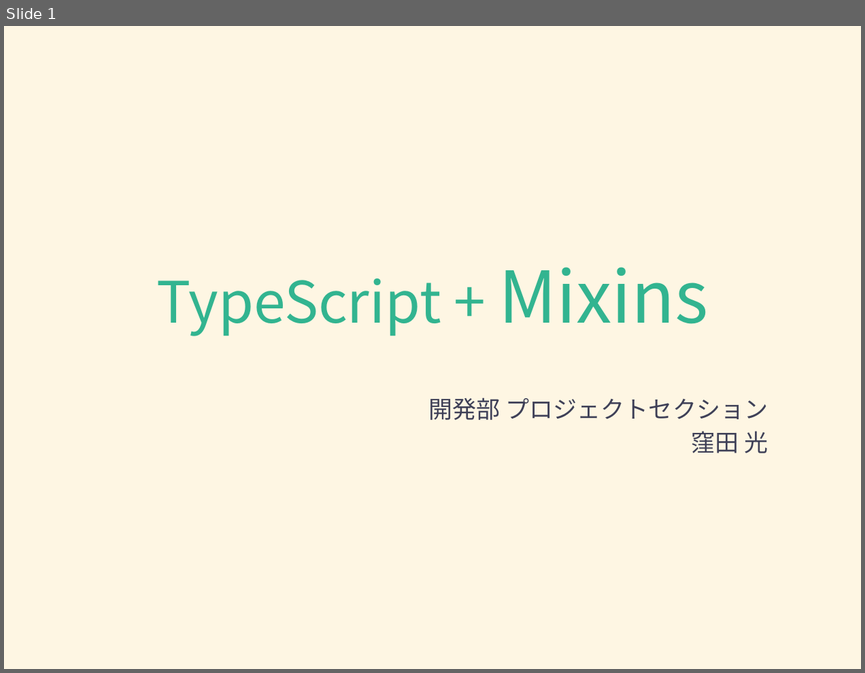
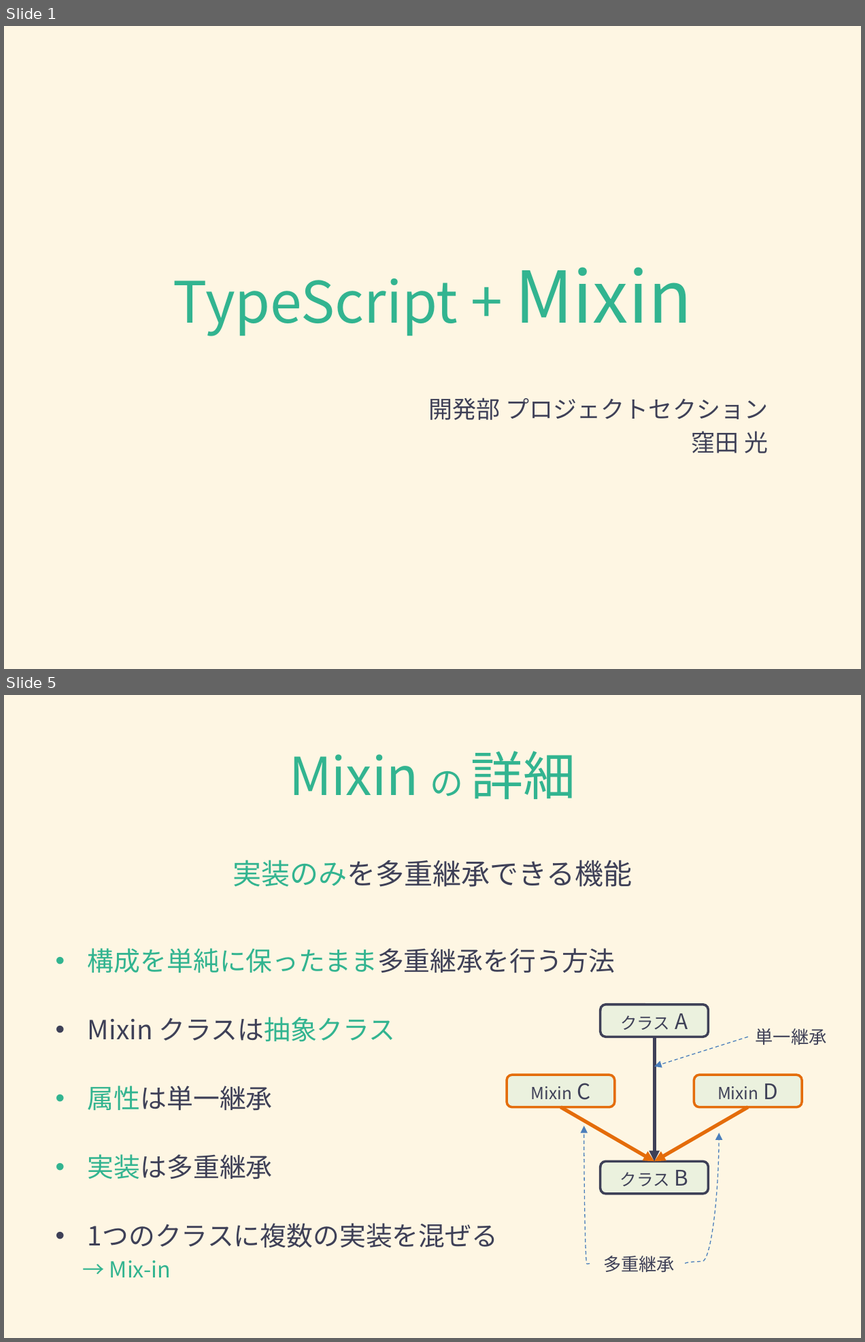
Before and after one commit to Hikari-Kubota/sandbox-todo-ts-angular, a slide deck: typescript/typescript_mixins.pptx. Shown one above the other, each under a label of ours: slide 1 before the commit, slides 1 and 5 after it; the slides between them are not shown. The pictures are 865x673 and 865x1342 pixels, drawn with LibreOffice and Linux fonts; fonts in the diff are those of the drawing. Boxes give left, top, right and bottom in pixels: in the first picture for what was removed or moved away, otherwise in the second. Text is boxed around its words. In the diff, an @@ line names an element or a change of style, - is before the commit and + after.

Commit message:
Modify typescript_mixins

```diff
--- a/typescript/typescript_mixins.pptx
+++ b/typescript/typescript_mixins.pptx
@@ slide 5 added at <box>4,695,861,1338</box>, background #FEF6E3 @@
@@ title added at <box>289,751,576,799</box>, 44 pt, text #32B490 @@
+Mixin の 詳細
@@ text added at <box>232,860,632,887</box>, 24 pt, text #3E4057 @@
+実装のみを多重継承できる機能
@@ text added at <box>88,948,615,1277</box>, 22.2 pt, text #3E4057 @@
+• 構成を単純に保ったまま多重継承を行う方法
+• Mixin クラスは抽象クラス
+• 属性は単一継承
+• 実装は多重継承
+• 1つのクラスに複数の実装を混ぜる
+→ Mix-in
@@ group added at <box>507,1004,827,1272</box>: 4 rounded rectangles, 4 arrows, 2 curved arrows, 2 texts @@
+クラス A
+クラス B
+Mixin C
+Mixin D
+単一継承
+多重継承
@@ slide 1 changed as well @@
@@ title at <box>173,267,691,336</box>: text changed @@
-TypeScript + Mixins
+TypeScript + Mixin
```
Also in this commit, not shown: 7 other slides added, 3 other files.
